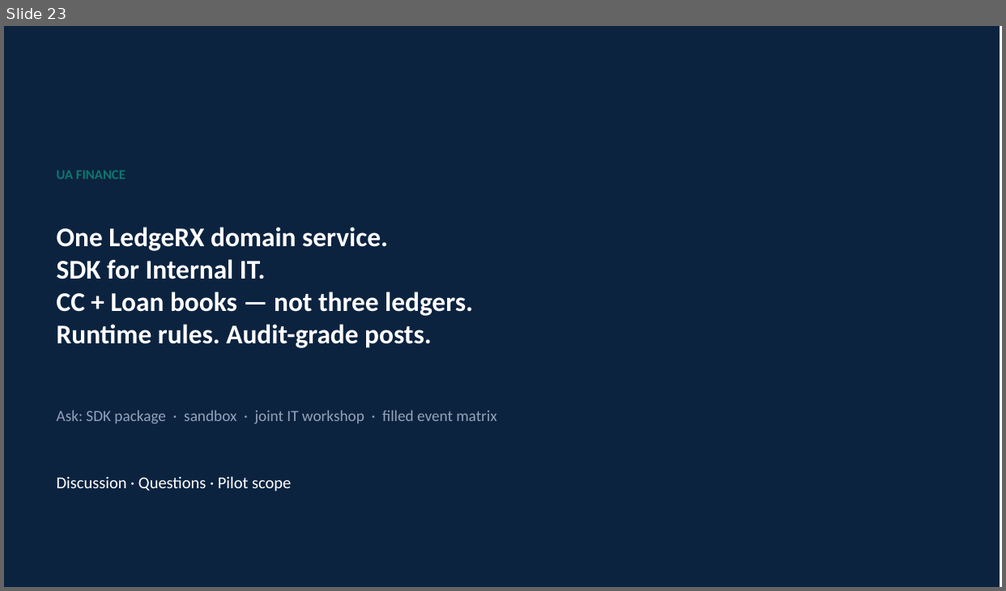
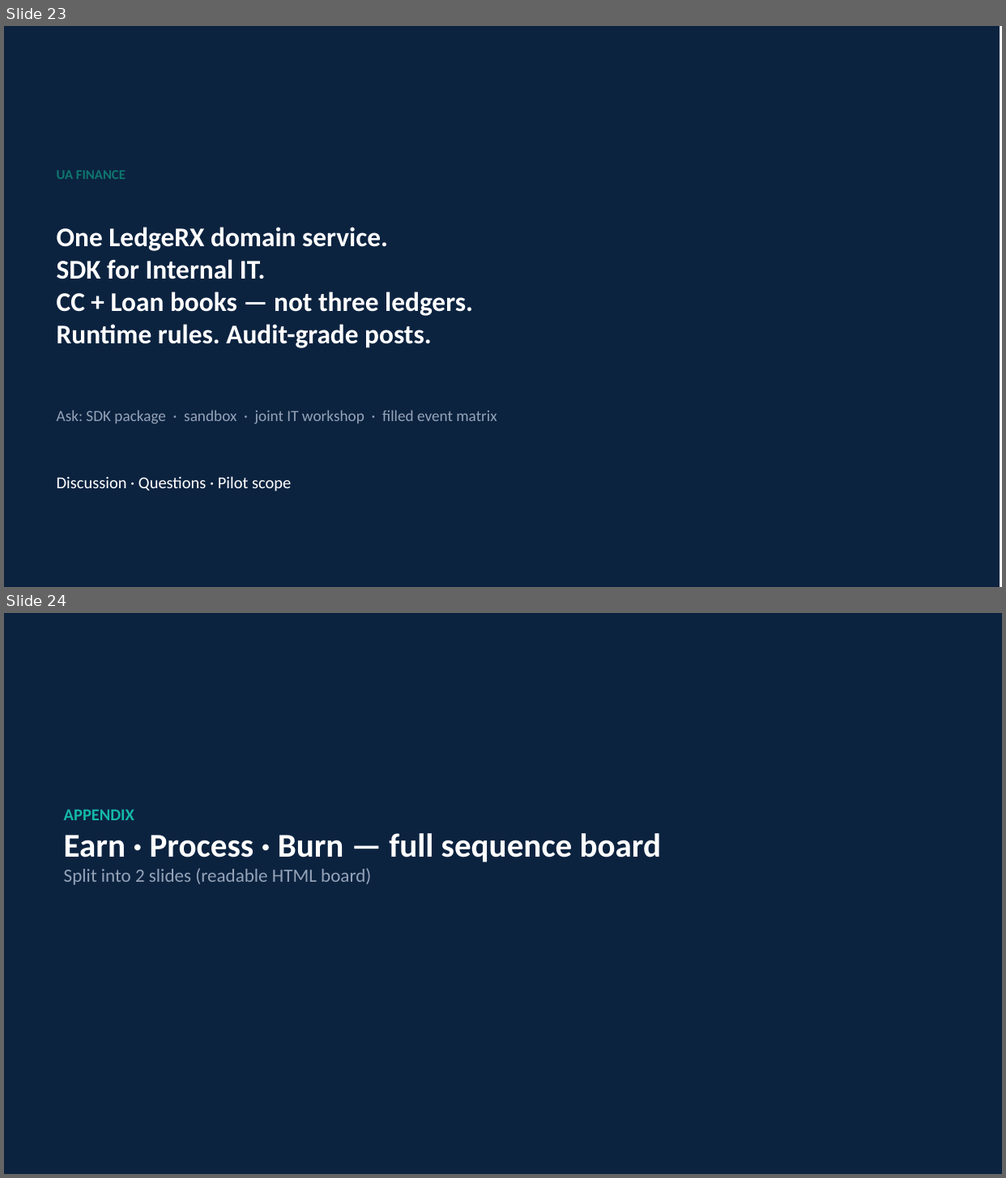
Before and after one commit to yky32/ledger-engine, a slide deck: docs/decks/LedgeRX-Product-Overview.pptx. Shown one above the other, each under a label of ours: slide 23 before the commit, slides 23 and 24 after it. The pictures are 1006x591 and 1006x1178 pixels, drawn with LibreOffice and Linux fonts; fonts in the diff are those of the drawing. Boxes give left, top, right and bottom in pixels: in the first picture for what was removed or moved away, otherwise in the second. Text is boxed around its words. In the diff, an @@ line names an element or a change of style, - is before the commit and + after.

Commit message:
docs: appendix sequence board split into 2 slides (earn + burn halves)

```diff
--- a/docs/decks/LedgeRX-Product-Overview.pptx
+++ b/docs/decks/LedgeRX-Product-Overview.pptx
@@ slide 24 added at (4, 613, 1002, 1174), background #FFFFFF @@
@@ rectangle added at (4, 613, 1002, 1174), fill #0C2340 @@
@@ text added at (64, 809, 661, 885), 32 pt, text #FFFFFF, bold @@
+APPENDIX
+Earn · Process · Burn — full sequence board
+Split into 2 slides (readable HTML board)
```
Also in this commit, not shown: 2 other slides added, 7 other files.
